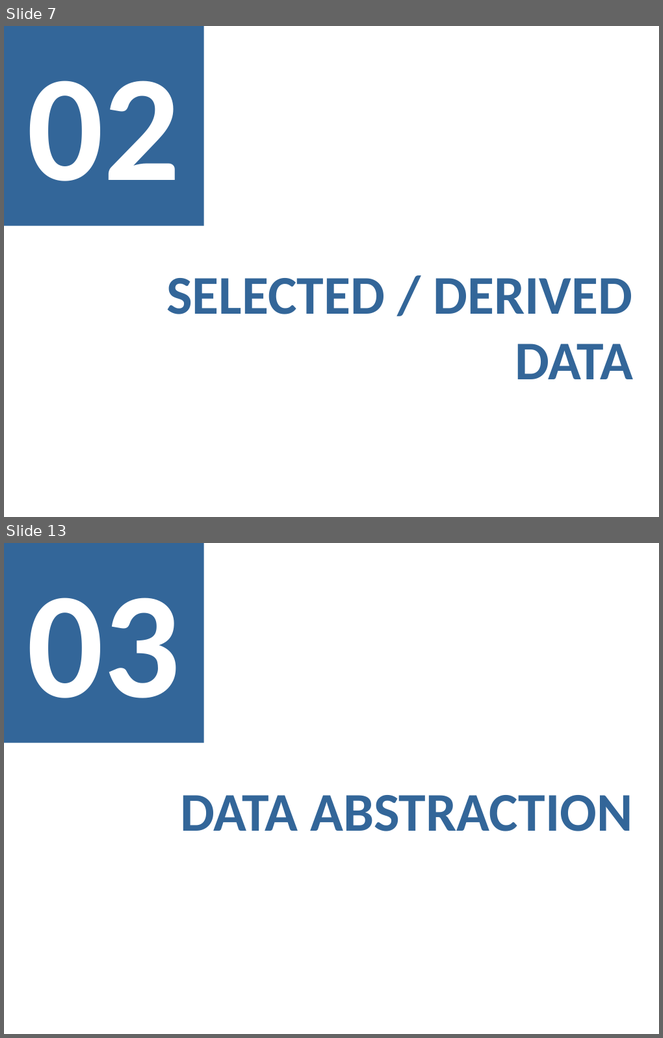
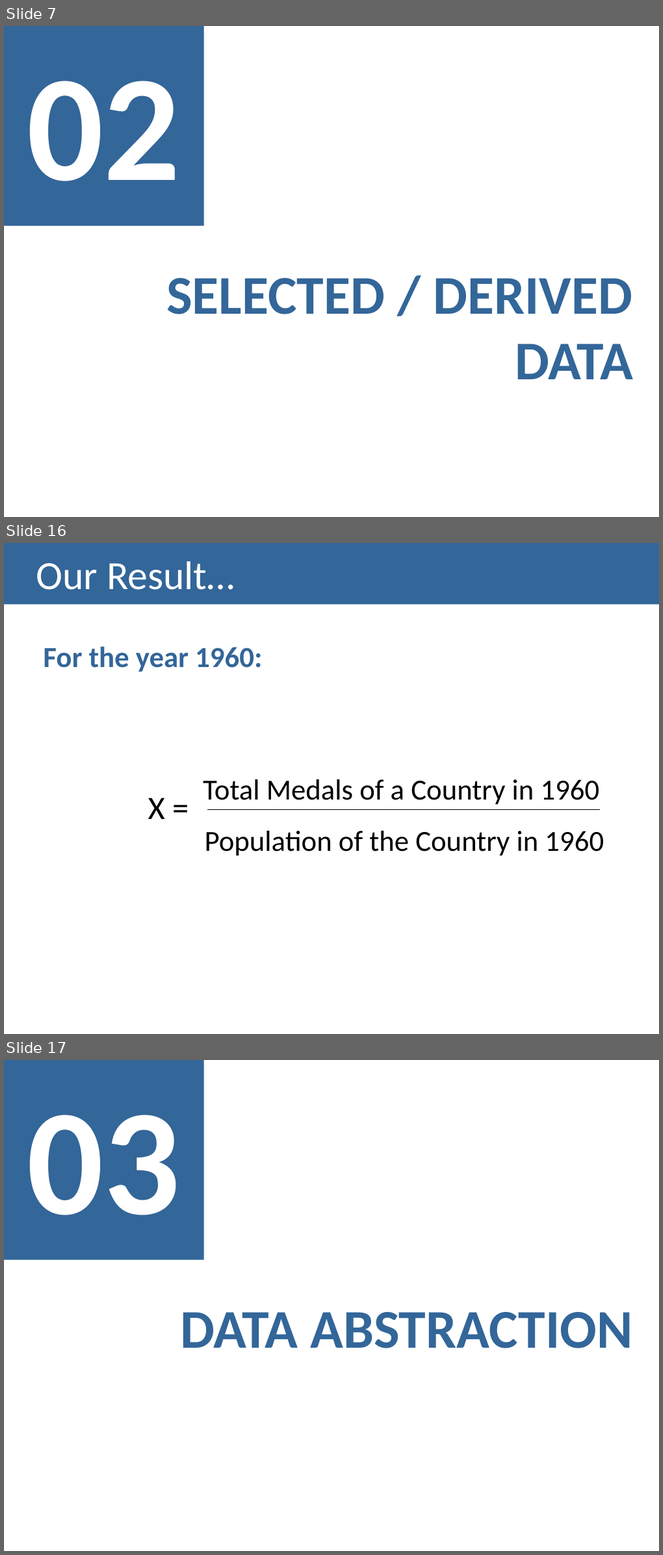
Before and after one commit to carboned4/V_I_2015_1, a slide deck: checkpoint2/G01A - Checkpoint2 Presentation.pptx. Shown one above the other, each under a label of ours: slides 7 and 13 before the commit, slides 7, 16 and 17 after it; the slides between them are not shown. The pictures are 663x1038 and 663x1555 pixels, drawn with LibreOffice and Linux fonts; fonts in the diff are those of the drawing. Boxes give left, top, right and bottom in pixels: in the first picture for what was removed or moved away, otherwise in the second. Text is boxed around its words. In the diff, an @@ line names an element or a change of style, - is before the commit and + after.

```diff
--- a/checkpoint2/G01A - Checkpoint2 Presentation.pptx
+++ b/checkpoint2/G01A - Checkpoint2 Presentation.pptx
@@ slide 16 added at (x1=4, y1=543, x2=659, y2=1034), background #FFFFFF @@
@@ title added at (x1=4, y1=543, x2=659, y2=605), fill #336699, 44 pt, text #FFFFFF @@
+Our Result…
@@ text added at (x1=43, y1=646, x2=262, y2=672), 32 pt, text #336699, bold @@
+For the year 1960:
@@ text added at (x1=203, y1=780, x2=600, y2=805), 32 pt, text #000000 @@
+Total Medals of a Country in 1960
@@ text added at (x1=148, y1=798, x2=165, y2=819), 36 pt, text #000000 @@
+X =
@@ line added from (207, 809) to (599, 809), #000000 0.75 pt @@
@@ text added at (x1=205, y1=831, x2=604, y2=856), 32 pt, text #000000 @@
+Population of the Country in 1960
@@ what was slide 13 is now slide 17 @@
```
Also in this commit, not shown: 5 slides changed, 3 other slides added.
